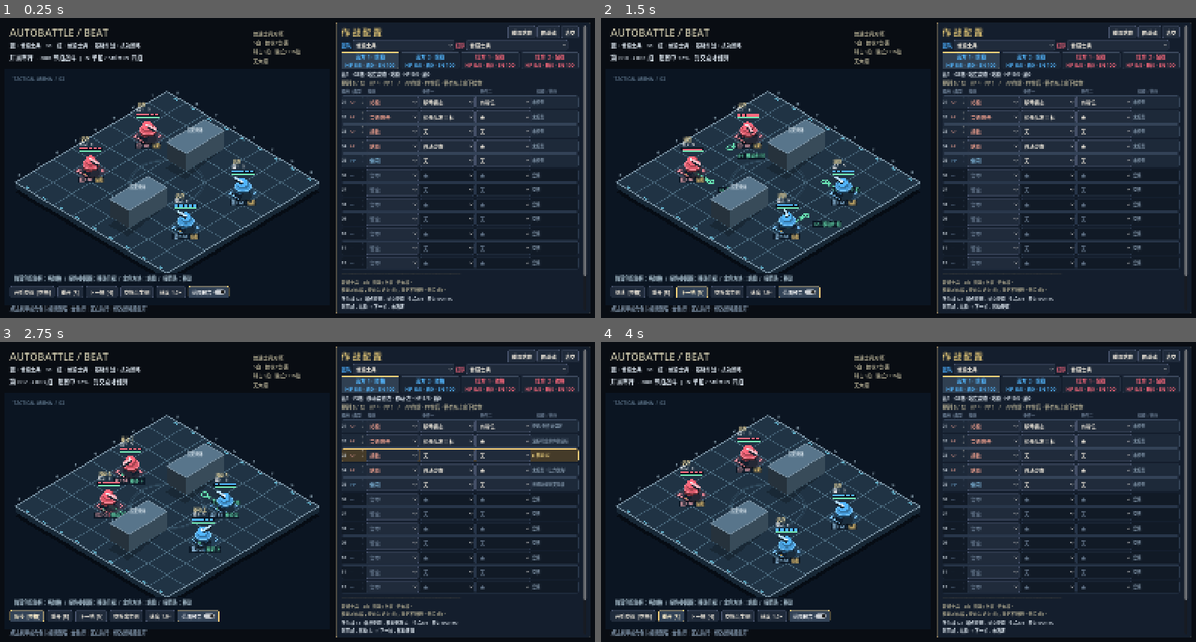
Above: before the commit, frames 1-4 (two rows, left to right).
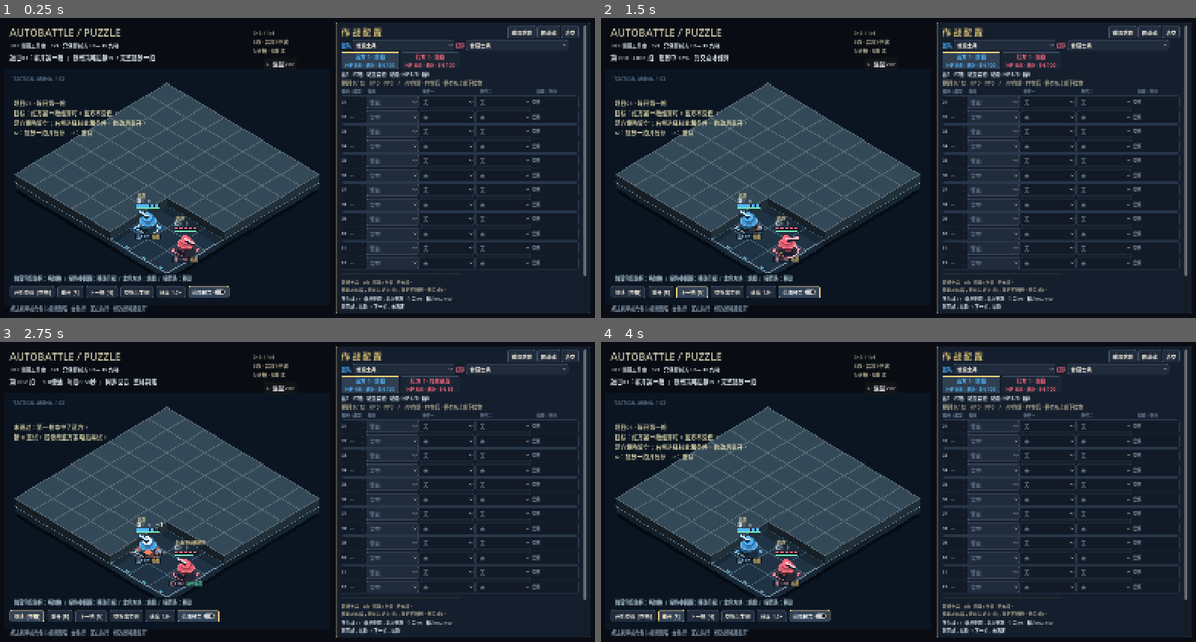
Above: after the commit, the same moments.

Repository: YuanTheouy/test-demo-autobattle
Game: Godot game, scene res://puzzle_arena.tscn
Two runs of this game, one before a commit and one after it. Both use one fixed random seed, a clock stepped at 60 frames per second and the inputs below. Before the commit the project starts from res://beat_arena.tscn.
Inputs:
- Up to frame 1 (0.25 s): no input
- Up to frame 2 (1.5 s): click "重开 [R]" at 0.5 s; click "下一拍 [N]" at 1.25 s
- Up to frame 3 (2.75 s): click "继续 [空格]" at 2 s
- Up to frame 4 (4 s): click "暂停 [空格]" (after the commit: "继续 [空格]") at 2.75 s; click "重开 [R]" at 3.5 s

The runs differ from the first frame. In frame 1, 11% of the frame differs, in the area x 1-98%, y 3-95%; in frame 2, 11%; in frame 3, 12%, in the area x 1-98%, y 3-98%; in frame 4, 11%.

Commit message:
保存2v2场景并新增前角3x3单挑谜题工作台

Diff:
--- a/project.godot
+++ b/project.godot
@@ -11,7 +11,7 @@
 [application]
 
 config/name="AutoBattle — 双人对抗"
-run/main_scene="res://beat_arena.tscn"
+run/main_scene="res://puzzle_arena.tscn"
 config/features=PackedStringArray("4.6")
 
 [display]
--- /dev/null
+++ b/puzzle_arena.tscn
@@ -0,0 +1,6 @@
+[gd_scene load_steps=2 format=3]
+
+[ext_resource type="Script" path="res://scripts/puzzle_battle.gd" id="1"]
+
+[node name="PuzzleBattle" type="Node2D"]
+script = ExtResource("1")
--- /dev/null
+++ b/reports/puzzle-validation.json
@@ -0,0 +1,16 @@
+{
+	"blocked_cells": 55,
+	"checks": [
+		"inactive slots are not rendered or selectable",
+		"all cells outside F6:H8 blocked",
+		"deployment survives reset",
+		"empty blue rules fail at first impact",
+		"PP dodge succeeds and retains directed movement",
+		"single-step and four-step both stop at the puzzle result"
+	],
+	"open_cells": 9,
+	"participants": [
+		0,
+		2
+	]
+}
--- a/scripts/arena_view.gd
+++ b/scripts/arena_view.gd
@@ -80,6 +80,7 @@
 	for w in g.wall_states:
 		actors.append({"depth": w.rect.get_center().x + w.rect.get_center().y, "wall": w.rect, "state": w})
 	for u in g.units:
+		if not u.get("enabled", true): continue
 		var displayed := display_position(u)
 		disc(displayed + Vector2(7, 7), 27, Color(0, 0, 0, 0.28))
 		actors.append({"depth": displayed.x + displayed.y, "unit": u})
--- a/scripts/battle.gd
+++ b/scripts/battle.gd
@@ -769,6 +769,7 @@
 		if event.pressed:
 			var clicked_unit := -1
 			for i in range(units.size()):
+				if not units[i].get("enabled", true): continue
 				if arena_view.project(arena_view.display_position(units[i]), 25).distance_to(event.position) < 28:
 					clicked_unit = i
 					break
--- a/scripts/beat_battle.gd
+++ b/scripts/beat_battle.gd
@@ -4,6 +4,7 @@
 const BASE_PLAYBACK_RATE := 0.5
 const SOLDIER_PRESET := 9
 var soldier_hint: Label
+var arena_mode_button: Button
 var beat_sim = Beat.new()
 var presentation = preload("res://scripts/beat_presentation.gd").new()
 var settle_visual := 0.0
@@ -16,7 +17,7 @@
 	team_presets = [SOLDIER_PRESET, SOLDIER_PRESET]
 	font = SystemFont.new()
 	font.font_names = PackedStringArray(["Microsoft YaHei", "PingFang SC", "Arial"])
-	arena_view = preload("res://scripts/beat_view.gd").new()
+	arena_view = make_arena_view()
 	DisplayServer.window_set_title("AutoBattle — 8×8 节拍战斗 / beat-grid-combat")
 	reset_walls()
 	setup_navigation()
@@ -52,6 +53,9 @@
 		refresh_ui()
 		capture_beat_preview.call_deferred()
 
+func make_arena_view():
+	return preload("res://scripts/beat_view.gd").new()
+
 func preset_names() -> Array:
 	return Tactics.NAMES + ["普通士兵"]
 
@@ -101,6 +105,8 @@
 	soldier_hint = text_label(self, "普通士兵对练\n5血 · 普攻1伤害\n射击3拍 · 独立CD6拍\n无大招", 14)
 	soldier_hint.position = Vector2(700, 35)
 	soldier_hint.modulate = Color("c8b997")
+	arena_mode_button = add_button(self, "3×3 谜题 →", func(): get_tree().change_scene_to_file("res://puzzle_arena.tscn"))
+	arena_mode_button.position = Vector2(730, 112)
 
 func rebuild_editor() -> void:
 	# The legacy editor removes conditions it does not know; preserve beat-only ones.
--- /dev/null
+++ b/scripts/puzzle_battle.gd
@@ -0,0 +1,147 @@
+extends "res://scripts/beat_battle.gd"
+## A separate 1v1 workbench. The full 2v2 scene remains available unchanged.
+const OPEN_CELLS := Rect2i(5, 5, 3, 3)
+const PUZZLE_SPAWNS := [Vector2i(5, 6), Vector2i(5, 5), Vector2i(7, 6), Vector2i(7, 7)]
+const PARTICIPANTS := [0, 2]
+var puzzle_outcome := ""
+var puzzle_hint: Label
+
+func _ready() -> void:
+	for arg in OS.get_cmdline_user_args():
+		if arg.begins_with("--beat-"):
+			set_process(false)
+			set_physics_process(false)
+			hide()
+			get_tree().change_scene_to_file.call_deferred("res://beat_arena.tscn")
+			return
+	deployment_cells = PUZZLE_SPAWNS.duplicate()
+	super._ready()
+	DisplayServer.window_set_title("AutoBattle — 3×3 / 躲开第一枪")
+	puzzle_hint = text_label(self, "", 16)
+	puzzle_hint.position = Vector2(45, 225)
+	puzzle_hint.modulate = Color("eee0ac")
+	for connection in arena_mode_button.pressed.get_connections(): arena_mode_button.pressed.disconnect(connection.callable)
+	arena_mode_button.text = "← 返回2v2"
+	arena_mode_button.pressed.connect(func(): get_tree().change_scene_to_file("res://beat_arena.tscn"))
+	for child in get_children():
+		if child is Label and child.text == "AUTOBATTLE / BEAT": child.text = "AUTOBATTLE / PUZZLE"
+	choose_editor_unit(0)
+	refresh_ui()
+	if "--puzzle-test" in OS.get_cmdline_user_args():
+		run_puzzle_checks()
+		get_tree().quit()
+	if "--puzzle-preview" in OS.get_cmdline_user_args():
+		set_process(false)
+		set_physics_process(false)
+		capture_puzzle_preview.call_deferred()
+
+func make_arena_view():
+	return preload("res://scripts/puzzle_view.gd").new()
+
+func setup_loadouts() -> void:
+	loadouts = [Tactics.build([], []), Tactics.build([], []), Tactics.build([["普通攻击", "无", "无"]], []), Tactics.build([], [])]
+
+func reset_walls() -> void:
+	# 55 filled cells; only F6:H8, the corner nearest the audience, is traversable.
+	walls.assign([Rect2(0, 0, 640, 400), Rect2(0, 400, 400, 240)])
+	wall_states.clear()
+	wall_damage.clear()
+	for index in range(walls.size()): wall_states.append({"id": index, "rect": walls[index], "hp": WALL_HP})
+
+func deployment_position(uid: int) -> Vector2:
+	var cell: Vector2i = deployment_cells[uid]
+	if blue_attacks: cell.x = 12 - cell.x
+	return Beat.center(cell)
+
+func validate_deployment() -> void:
+	for uid in PARTICIPANTS:
+		if not OPEN_CELLS.has_point(deployment_cells[uid]):
+			deployment_cells = PUZZLE_SPAWNS.duplicate()
+			return
+	if deployment_cells[0] == deployment_cells[2]: deployment_cells = PUZZLE_SPAWNS.duplicate()
+
+func can_deploy(uid: int, cell: Vector2i) -> bool:
+	if started or uid not in PARTICIPANTS or not OPEN_CELLS.has_point(cell): return false
+	for other in PARTICIPANTS:
+		if other != uid and Beat.cell_of(units[other].p) == cell: return false
+	return true
+
+func place_unit(uid: int, cell: Vector2i) -> bool:
+	if not super.place_unit(uid, cell): return false
+	deployment_cells[uid] = Vector2i(12 - cell.x, cell.y) if blue_attacks else cell
+	return true
+
+func choose_editor_unit(uid: int) -> void:
+	if uid in PARTICIPANTS: super.choose_editor_unit(uid)
+
+func reset_round() -> void:
+	puzzle_outcome = ""
+	super.reset_round()
+	for u in units:
+		u.enabled = u.uid in PARTICIPANTS
+		if not u.enabled: u.hp = 0
+	beat_sim.reset(units, loadouts, walls)
+	units.assign(beat_sim.units)
+	presentation.reset(units)
+	refresh_ui()
+
+func refresh_ui() -> void:
+	super.refresh_ui()
+	if units.is_empty(): return
+	subtitle.text = "3×3 谜题工作台 · 1v1 · 只保留前方 F6—H8 九格"
+	if not started: status_label.text = "题目01：躲开第一枪  |  修改策略后按 N，完整播放一拍"
+	for uid in range(roster_buttons.size()): roster_buttons[uid].visible = uid in PARTICIPANTS
+	if soldier_hint != null: soldier_hint.text = "3×3 / 1v1\n5血 · 普攻1伤害\nN逐拍 · R重试"
+	if puzzle_hint != null:
+		puzzle_hint.text = "题目01 · 躲开第一枪\n目标：红方第一枪结算时，蓝方不受伤。\n蓝方策略留空；右侧选择技能和条件，修改后重开。\nN：播放一拍并暂停    R：重试" if puzzle_outcome.is_empty() else puzzle_outcome + "\n按 R 重试，或修改蓝方策略后再试。"
+
+func simulate(dt: float, animate_after := true) -> void:
+	super.simulate(dt, animate_after)
+	if puzzle_outcome.is_empty() and beat_sim.effects.any(func(effect): return effect.source == 2):
+		puzzle_outcome = "通过：蓝方躲开了第一枪。" if units[0].hp == Beat.MAX_HP else "未通过：第一枪命中了蓝方。"
+		running = false
+		steps_remaining = 0
+	refresh_ui()
+
+func step_forward(frame_count := 1) -> void:
+	if puzzle_outcome.is_empty(): super.step_forward(frame_count)
+
+func toggle_running() -> void:
+	if puzzle_outcome.is_empty(): super.toggle_running()
+
+func run_puzzle_checks() -> void:
+	assert(beat_sim.blocked_cells.size() == 55)
+	for x in range(8):
+		for y in range(8): assert(beat_sim.legal(Vector2i(x, y)) == OPEN_CELLS.has_point(Vector2i(x, y)))
+	assert(units.filter(func(u): return u.enabled and u.hp > 0).size() == 2)
+	assert(not can_deploy(0, Vector2i(4, 6)) and can_deploy(0, Vector2i(5, 5)))
+	assert(place_unit(0, Vector2i(5, 5)))
+	reset_round()
+	assert(units[0].cell == Vector2i(5, 5))
+	deployment_cells = PUZZLE_SPAWNS.duplicate()
+	reset_round()
+	step_forward()
+	advance_playback(0.5)
+	assert(logic_frame == 1 and units[0].hp == 5 and puzzle_outcome.is_empty())
+	step_forward()
+	advance_playback(0.5)
+	assert(units[0].hp == 4 and puzzle_outcome.begins_with("未通过"))
+	loadouts[0] = Tactics.build([], [["侧闪", "无", "无"]])
+	reset_round()
+	step_forward(12)
+	advance_playback(10)
+	assert(logic_frame == 2 and units[0].hp == 5 and puzzle_outcome.begins_with("通过"))
+	assert(Beat.posture(units[0]) == "移动姿态")
+	for u in units:
+		if u.enabled: assert(OPEN_CELLS.has_point(u.cell))
+	assert(not running and steps_remaining == 0 and not segment_active)
+	var report := {"open_cells": 9, "blocked_cells": 55, "participants": PARTICIPANTS,
+		"checks": ["inactive slots are not rendered or selectable", "all cells outside F6:H8 blocked", "deployment survives reset", "empty blue rules fail at first impact", "PP dodge succeeds and retains directed movement", "single-step and four-step both stop at the puzzle result"]}
+	var report_file := FileAccess.open("res://reports/puzzle-validation.json", FileAccess.WRITE)
+	report_file.store_string(JSON.stringify(report, "\t"))
+	print("PUZZLE PASSED: 9 open/55 blocked cells, exactly 1v1, placement persistence, empty rules fail, PP dodge succeeds at endpoint2")
+
+func capture_puzzle_preview() -> void:
+	await RenderingServer.frame_post_draw
+	get_viewport().get_texture().get_image().save_png("res://reports/puzzle-preview.png")
+	get_tree().quit()
--- /dev/null
+++ b/scripts/puzzle_view.gd
@@ -0,0 +1,7 @@
+extends "res://scripts/beat_view.gd"
+
+func draw_wall(state: Dictionary, alpha: float) -> void:
+	# Grid-aligned solid filler; low tops keep the front 3x3 unobstructed.
+	for x in range(int(state.rect.position.x / 80), int(state.rect.end.x / 80)):
+		for y in range(int(state.rect.position.y / 80), int(state.rect.end.y / 80)):
+			box(Vector2(x, y) * 80, Vector2(80, 80), 22, Color("344958"), alpha)
Binary file added: reports/puzzle-preview.png
Not shown, added: scripts/puzzle_battle.gd.uid
Not shown, added: scripts/puzzle_view.gd.uid
Not shown, changed: README.md
